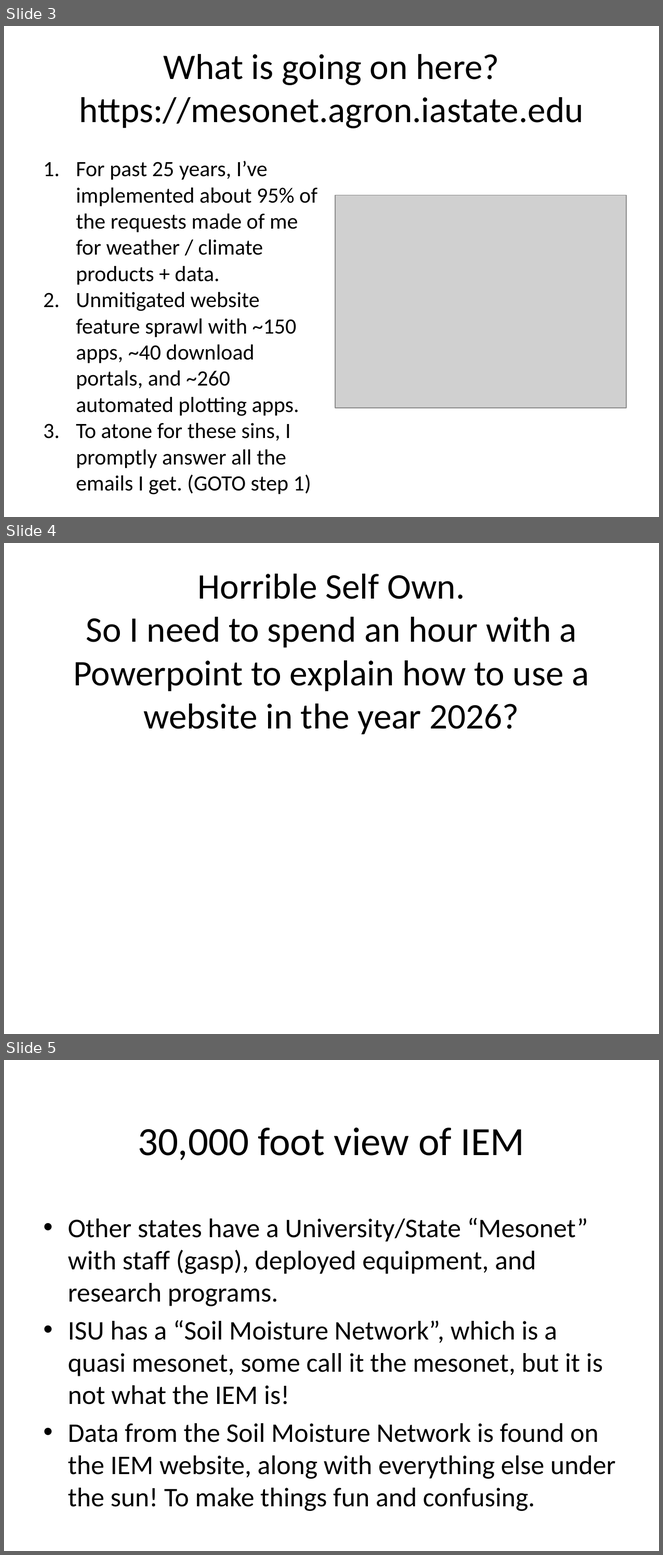
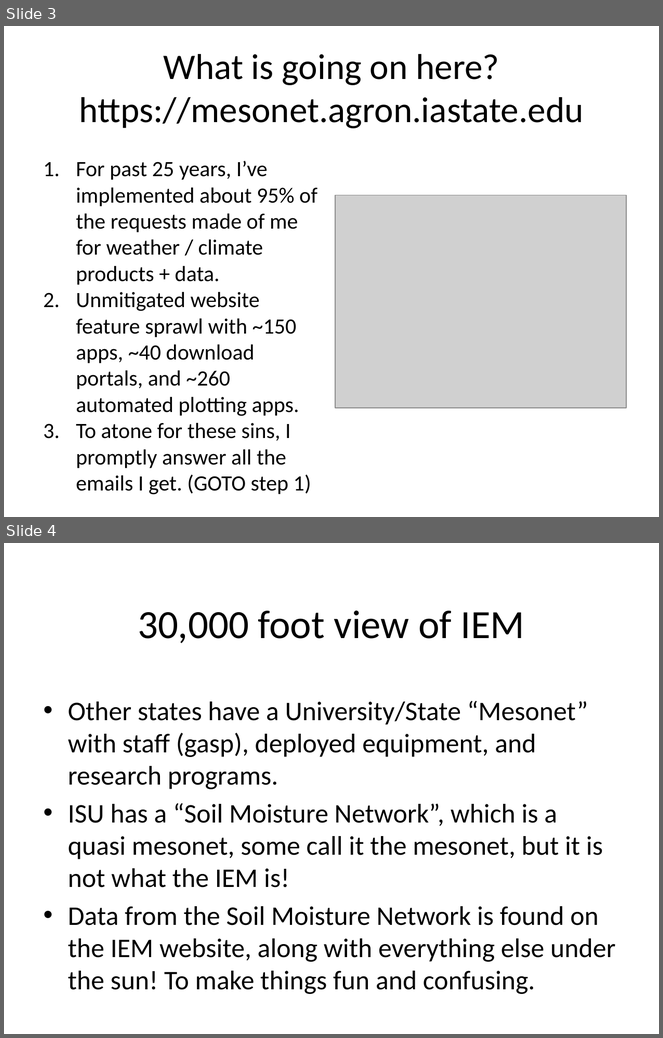
Before and after one commit to akrherz/akrherz, a slide deck: presentations/260825_agron2790/iem.pptx. Shown one above the other, each under a label of ours: slides 3, 4 and 5 before the commit, slides 3 and 4 after it. The pictures are 663x1555 and 663x1038 pixels, drawn with LibreOffice and Linux fonts; fonts in the diff are those of the drawing; grey boxes stand for pictures. Boxes give left, top, right and bottom in pixels: in the first picture for what was removed or moved away, otherwise in the second. Text is boxed around its words. In the diff, an @@ line names an element or a change of style, - is before the commit and + after.

```diff
--- a/presentations/260825_agron2790/iem.pptx
+++ b/presentations/260825_agron2790/iem.pptx
@@ slide 4 removed at <box>4,543,659,1034</box>, background #FFFFFF @@
@@ title removed at <box>74,574,590,735</box> @@
-Horrible Self Own.
-So I need to spend an hour with a Powerpoint to explain how to use a website in the year 2026?
@@ what was slide 5 is now slide 4 @@
```
Also in this commit, not shown: 2 slides changed, 1 slide added, 1 other file.
